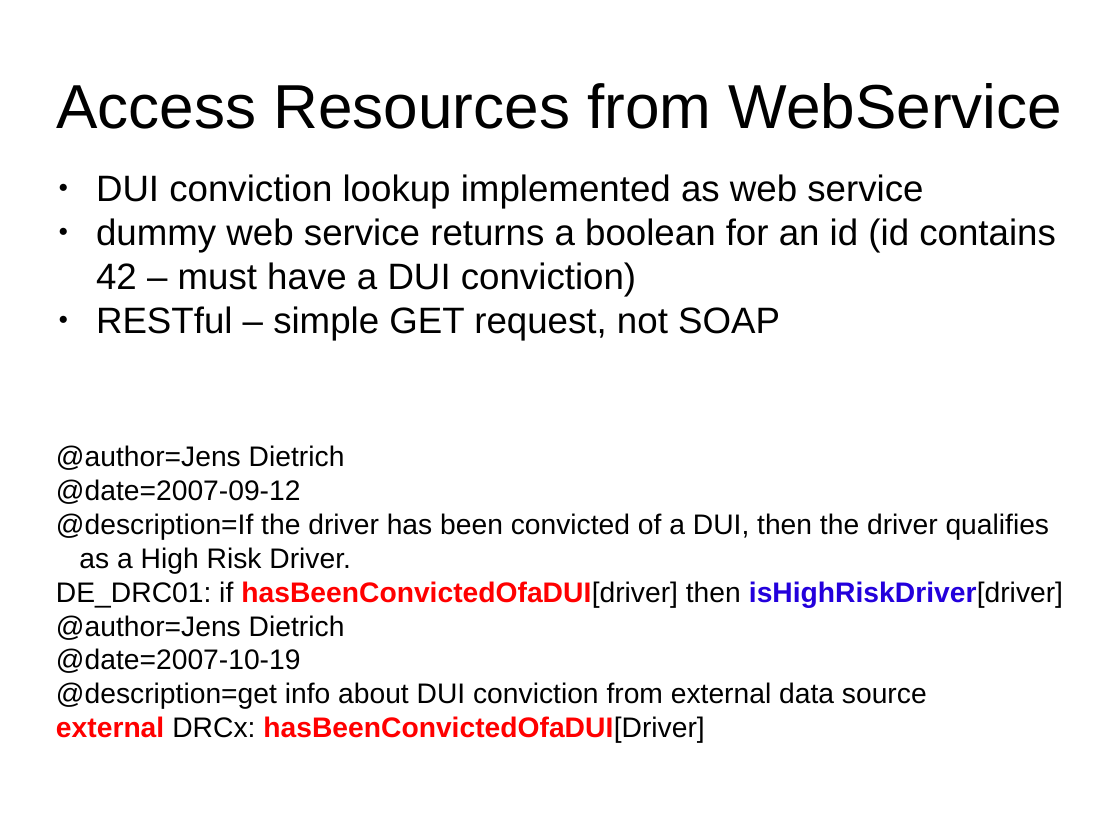
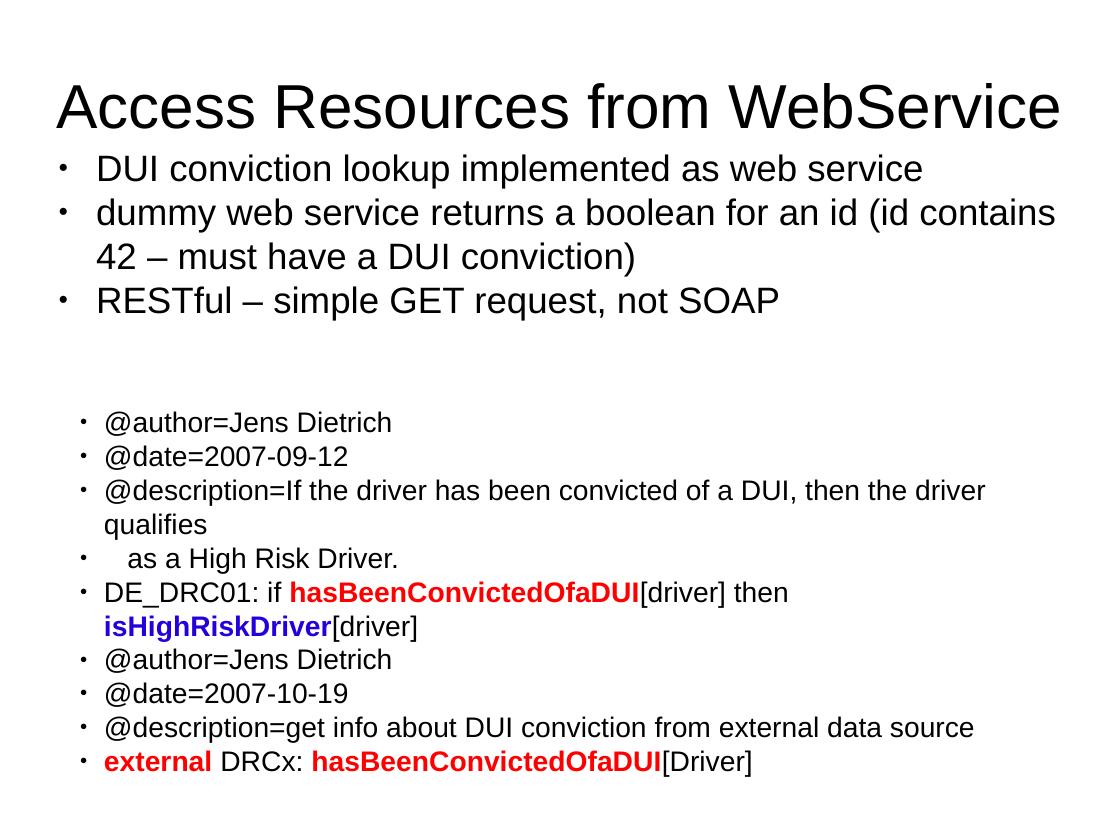
Before and after one commit to Koulio/take, a slide deck: slide 7 of RuleML2007_challenge/presentation/challenge.odp. Drawn at 1120x840 pixels with LibreOffice and Linux fonts; fonts in the diff are those of the drawing. Boxes give left, top, right and bottom in pixels: in the first picture for what was removed or moved away, otherwise in the second. Text is boxed around its words. In the diff, an @@ line names an element or a change of style, - is before the commit and + after.

```diff
--- a/RuleML2007_challenge/presentation/challenge.odp
+++ b/RuleML2007_challenge/presentation/challenge.odp
@@ text "DUI conviction lookup implemented as ...": place and size @@
-text "DUI conviction lookup implemented as ..." at (96,174,1056,341)
+text "DUI conviction lookup implemented as ..." at (96,154,1056,321)
@@ subtitle "@author=Jens Dietrich": place and size @@
-subtitle "@author=Jens Dietrich" at (56,445,1063,743)
+subtitle "@author=Jens Dietrich" at (104,411,986,777)
@@ subtitle "@author=Jens Dietrich" at (104,411,986,777): bullet none to ●; list level 1 to 2 in "@author=Jens Dietrich"; list level 1 to 2 in "@date=2007-09-12"; list level 1 to 2 in "@description=If the driver has been ..."; list level 1 to 2 in "as a High Risk Driver."; list level 1 to 2 in "DE_DRC01: if hasBeenConvictedOfaDUI[driver] then isHighRiskD ..."; list level 1 to 2 in "@date=2007-10-19"; list level 1 to 2 in "@description=get info about DUI conviction ..."; list level 1 to 2 in "external DRCx: hasBeenConvictedOfaDUI[Driver]" @@
```
Also in this commit, not shown: 10 other slides changed, 1 other file.
